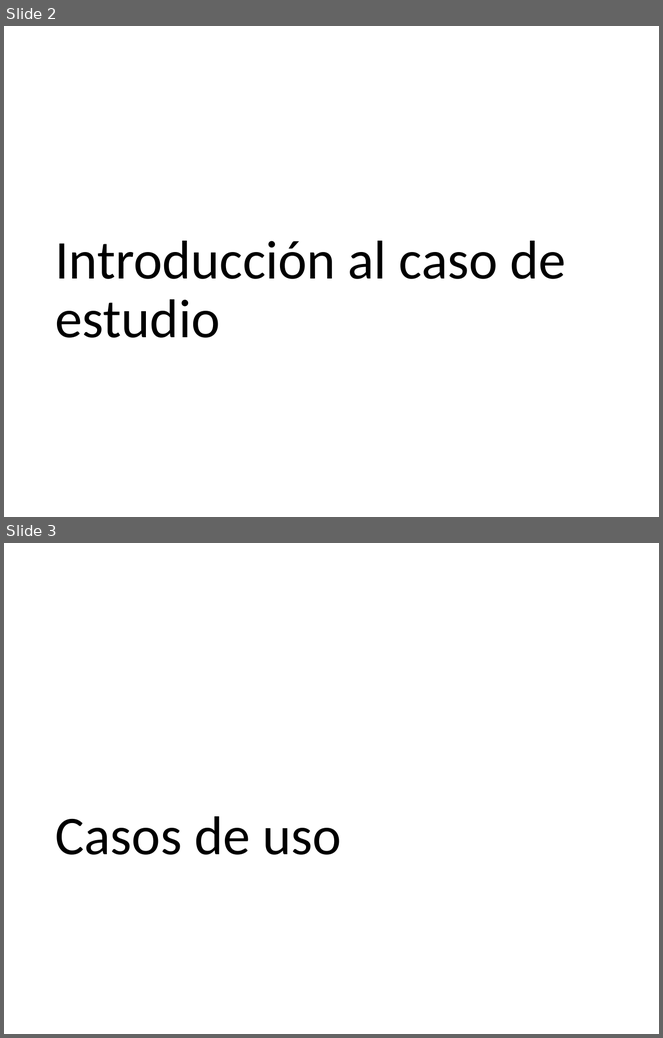
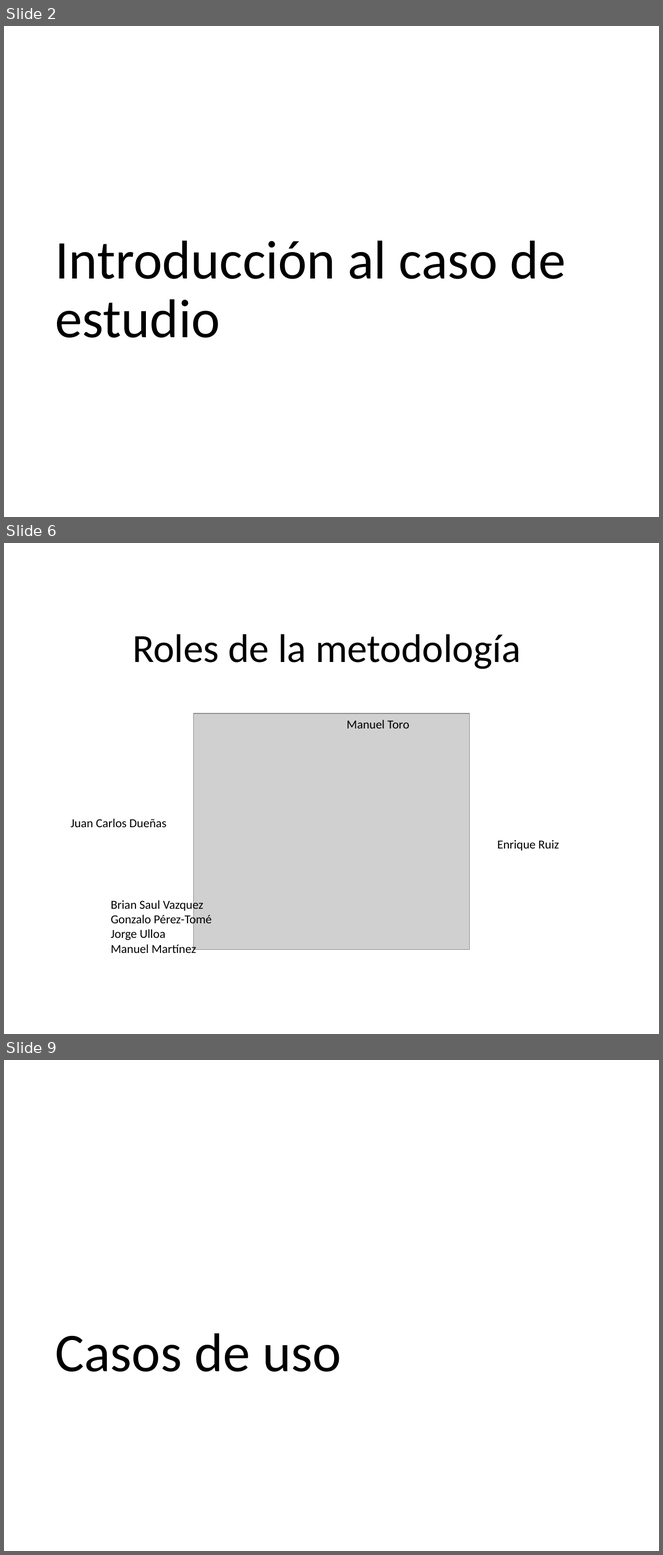
Before and after one commit to eruizgar91/GTU14, a slide deck: docs/Presentacion1/Gestión de Tarjetas Universitarias v2.pptx. Shown one above the other, each under a label of ours: slides 2 and 3 before the commit, slides 2, 6 and 9 after it; the slides between them are not shown. The pictures are 663x1038 and 663x1555 pixels, drawn with LibreOffice and Linux fonts; fonts in the diff are those of the drawing; grey boxes stand for pictures. Boxes give left, top, right and bottom in pixels: in the first picture for what was removed or moved away, otherwise in the second. Text is boxed around its words. In the diff, an @@ line names an element or a change of style, - is before the commit and + after.

```diff
--- a/docs/Presentacion1/Gestión de Tarjetas Universitarias v2.pptx
+++ b/docs/Presentacion1/Gestión de Tarjetas Universitarias v2.pptx
@@ slide 6 added at bbox=[4, 543, 659, 1034], background #FFFFFF @@
@@ title added at bbox=[132, 634, 521, 669], 44 pt, text #000000 @@
+Roles de la metodología
@@ picture added at bbox=[193, 714, 469, 950] @@
@@ text added at bbox=[347, 720, 410, 729], 13.5 pt, text #000000 @@
+Manuel Toro
@@ text added at bbox=[71, 819, 166, 827], 13.5 pt, text #000000 @@
+Juan Carlos Dueñas
@@ text added at bbox=[497, 840, 559, 851], 13.5 pt, text #000000 @@
+Enrique Ruiz
@@ text added at bbox=[111, 899, 212, 953], 13.5 pt, text #000000 @@
+Brian Saul Vazquez
+Gonzalo Pérez-Tomé
+Jorge Ulloa
+Manuel Martínez
@@ what was slide 3 is now slide 9 @@
```
Also in this commit, not shown: 8 other slides added.
